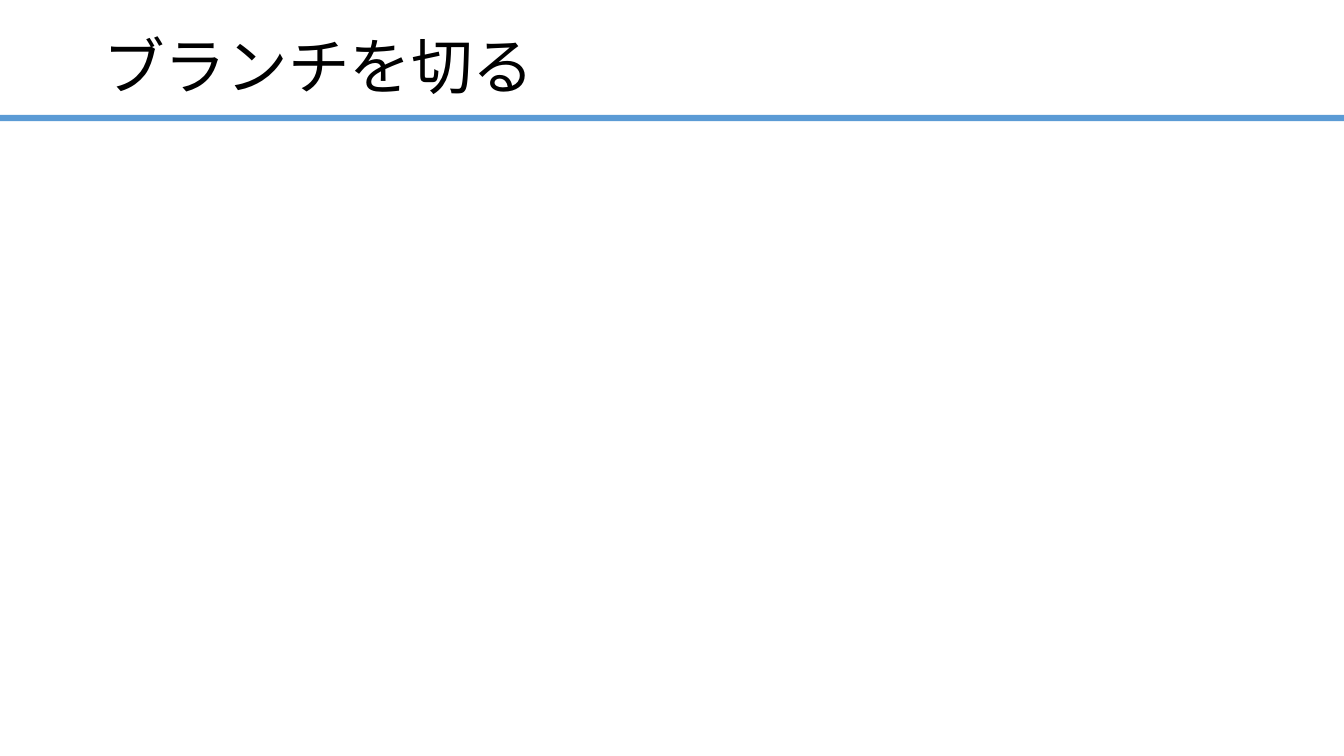
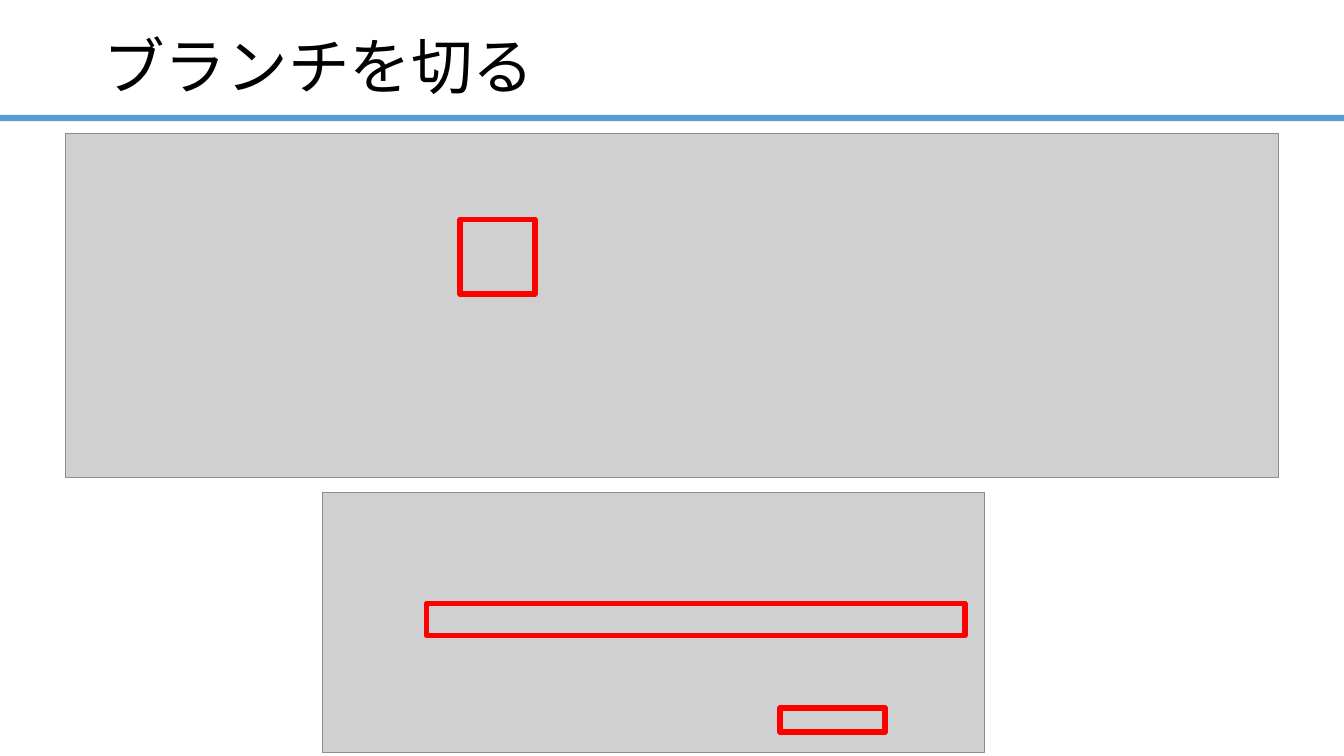
Before and after one commit to ainsAins/git4beginners, a slide deck: slide 35 of ハンズオン_Git入門.pptx. Drawn at 1344x756 pixels with LibreOffice and Linux fonts; fonts in the diff are those of the drawing; grey boxes stand for pictures. Boxes give left, top, right and bottom in pixels: in the first picture for what was removed or moved away, otherwise in the second. Text is boxed around its words. In the diff, an @@ line names an element or a change of style, - is before the commit and + after.

```diff
--- a/ハンズオン_Git入門.pptx
+++ b/ハンズオン_Git入門.pptx
@@ picture added at bbox=[66, 133, 1278, 477] @@
@@ rectangle added at bbox=[460, 220, 534, 294], outline #FF0000 4 pt @@
@@ picture added at bbox=[323, 493, 985, 753] @@
@@ rectangle added at bbox=[426, 604, 965, 636], outline #FF0000 4 pt @@
@@ rectangle added at bbox=[780, 708, 885, 732], outline #FF0000 4 pt @@
```
Also in this commit, not shown: 1 other file.
